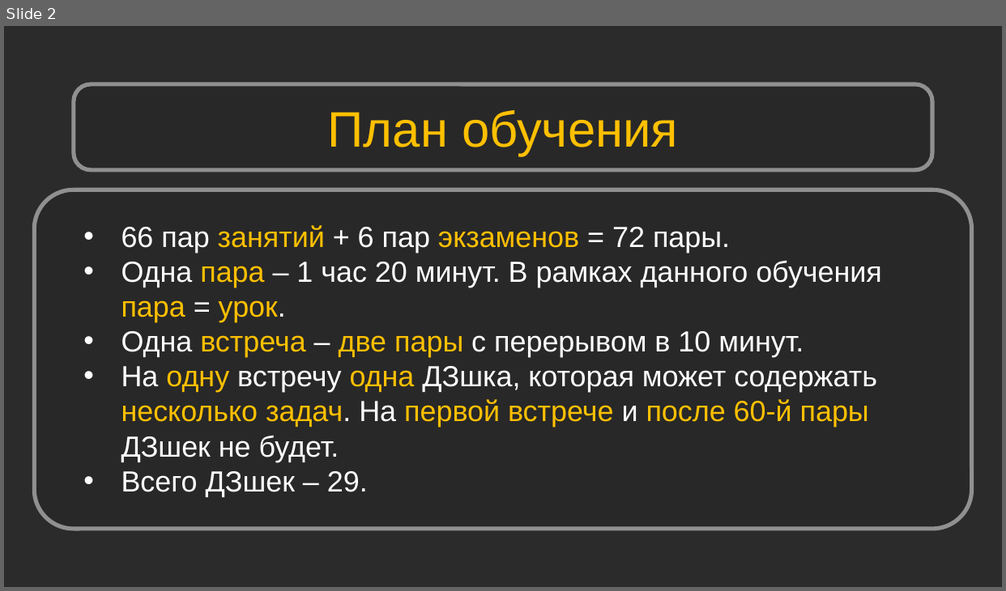
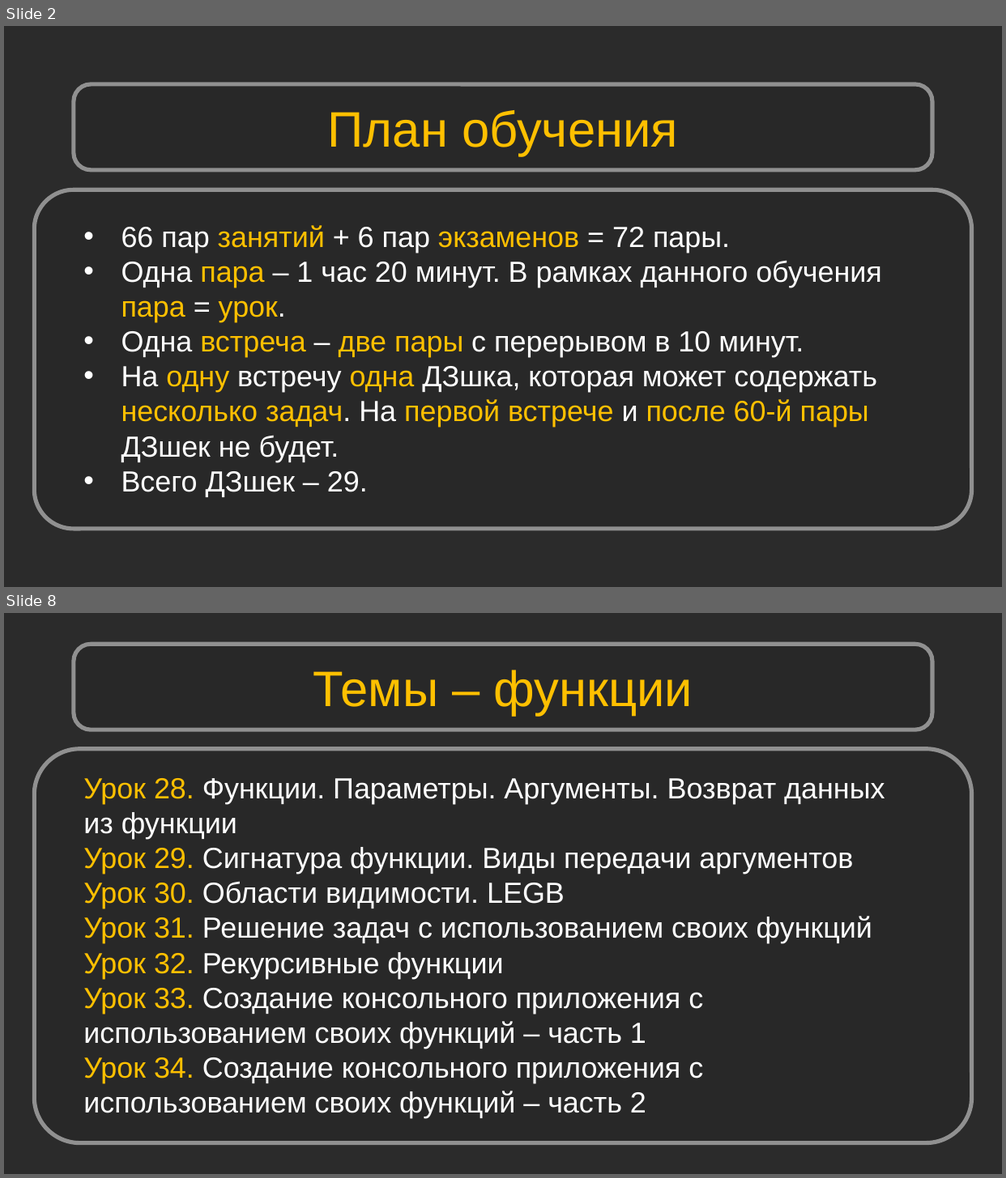
Before and after one commit to Shikonohito/Python_Bootcamp, a slide deck: Урок 01. Mystat. Microsoft Teams/Урок 1. Mystat. Microsoft Teams.pptx. Shown one above the other, each under a label of ours: slide 2 before the commit, slides 2 and 8 after it; the slides between them are not shown. The pictures are 1006x591 and 1006x1178 pixels, drawn with LibreOffice and Linux fonts; fonts in the diff are those of the drawing; background and template pictures are left out; a plain dark background stands for a picture behind light text. Boxes give left, top, right and bottom in pixels: in the first picture for what was removed or moved away, otherwise in the second. Text is boxed around its words. In the diff, an @@ line names an element or a change of style, - is before the commit and + after.

```diff
--- a/Урок 01. Mystat. Microsoft Teams/Урок 1. Mystat. Microsoft Teams.pptx
+++ b/Урок 01. Mystat. Microsoft Teams/Урок 1. Mystat. Microsoft Teams.pptx
@@ slide 8 added at [4, 613, 1002, 1174], background picture (left out) @@
@@ rounded rectangle added at [74, 644, 932, 730], fill #262626 at 50% opacity, outline #909090 4 pt @@
@@ text added at [313, 670, 693, 716], 48 pt, text #FFC000 @@
+Темы – функции
@@ rounded rectangle added at [34, 749, 971, 1144], fill #262626 at 50% opacity, outline #909090 4 pt @@
@@ text added at [83, 778, 884, 1118], 28 pt, text #FFFFFF @@
+Урок 28. Функции. Параметры. Аргументы. Возврат данных из функции
+Урок 29. Сигнатура функции. Виды передачи аргументов
+Урок 30. Области видимости. LEGB
+Урок 31. Решение задач с использованием своих функций
+Урок 32. Рекурсивные функции
+Урок 33. Создание консольного приложения с использованием своих функций – часть 1
+Урок 34. Создание консольного приложения с использованием своих функций – часть 2
```
Also in this commit, not shown: 3 slides changed, 20 other slides added, 2 slides removed, 20 other files.
